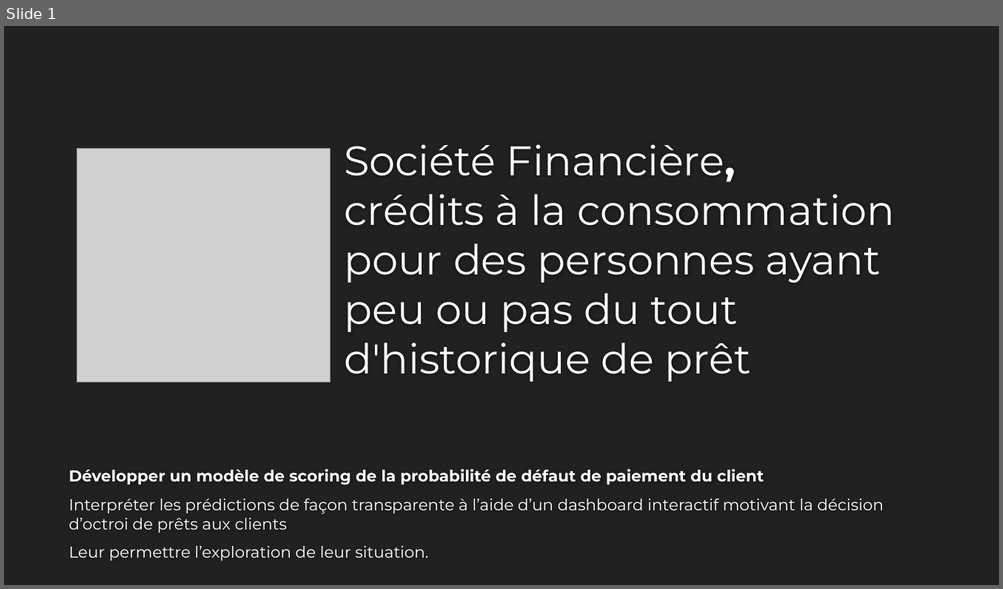
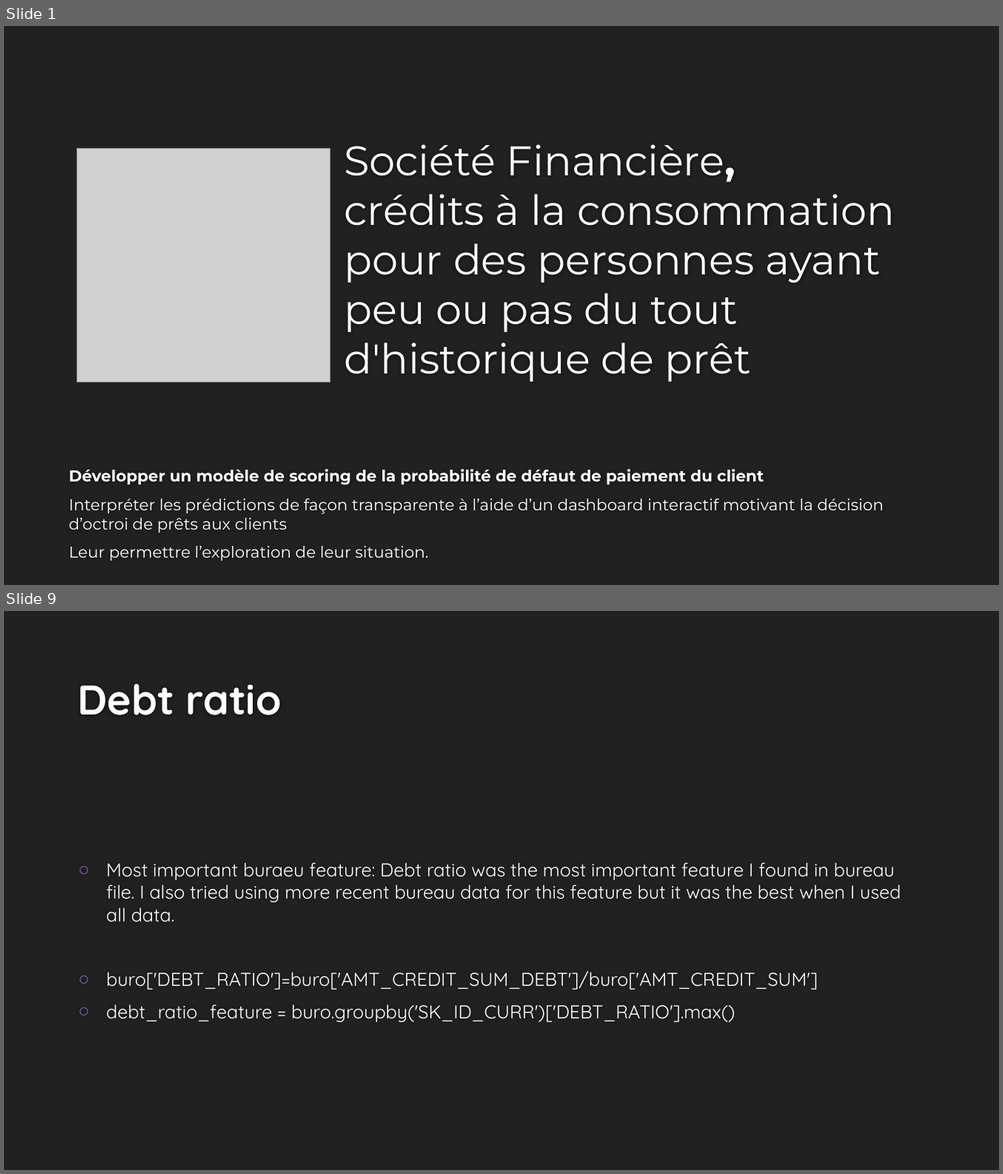
Before and after one commit to EtienneLardeur/P7_Scoring, a slide deck: P7_Support.pptx. Shown one above the other, each under a label of ours: slide 1 before the commit, slides 1 and 9 after it; the slides between them are not shown. The pictures are 1003x589 and 1003x1174 pixels, drawn with LibreOffice and Linux fonts; fonts in the diff are those of the drawing; grey boxes stand for pictures; background and template pictures are left out. Boxes give left, top, right and bottom in pixels: in the first picture for what was removed or moved away, otherwise in the second. Text is boxed around its words. In the diff, an @@ line names an element or a change of style, - is before the commit and + after.

```diff
--- a/P7_Support.pptx
+++ b/P7_Support.pptx
@@ slide 9 added at [4, 611, 999, 1170], background #212121 @@
@@ title added at [77, 684, 282, 715], 40 pt, text #FEFEFE, bold @@
+Debt ratio
@@ text added at [106, 863, 900, 1022], 18 pt, text #FFFFFF @@
+○ Most important buraeu feature: Debt ratio was the most important feature I found in bureau file. I also tried using more recent bureau data for this feature but it was the best when I used all data.
+○ buro['DEBT_RATIO']=buro['AMT_CREDIT_SUM_DEBT']/buro['AMT_CREDIT_SUM']
+○ debt_ratio_feature = buro.groupby('SK_ID_CURR')['DEBT_RATIO'].max()
```
Also in this commit, not shown: 11 other slides added, 1 slide removed.
